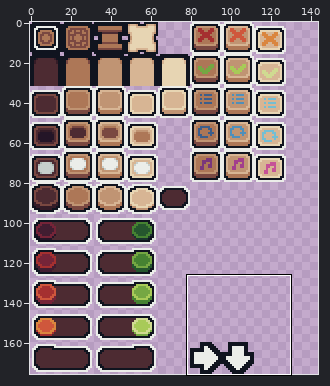
A pixel-art file gets an edit: assets/sprites/ui/menu-assets/atlas_ui.aseprite. Above: a wide view before the commit, with the close-up outlined.
Close-up. Old version:
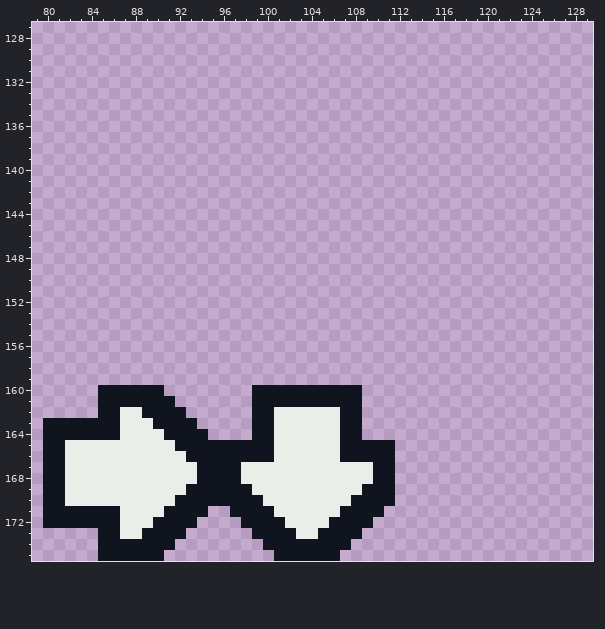
144x176 pixels, 1 frame. Shown: x 79..129, y 127..175. The commit also changed other parts of the picture, which this record leaves out.
New version:
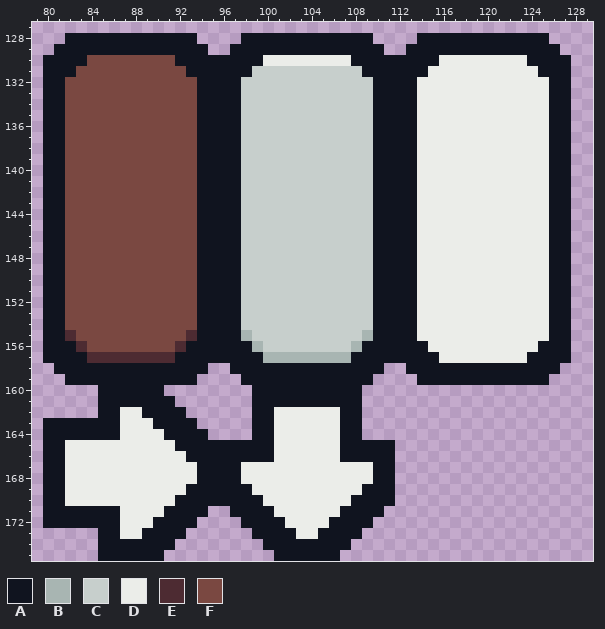
Palette (. is transparent): A #10141f  B #a8b5b2  C #c7cfcc  D #ebede9  E #4d2b32  F #7a4841
The edit:
Colour A is added in row 128 at x 82 to 93, 98 to 109 and 114 to 125; in row 129 at x 81 to 94, 97 to 110 and 113 to 126; in row 130 at x 80 to 83, 92 to 99, 108 to 115 and 124 to 127; in row 131 at x 80 to 82, 93 to 98, 109 to 114 and 125 to 127; in rows 132 to 155 at x 80 to 81, 94 to 97, 110 to 113 and 126 to 127; in row 156 at x 80 to 82, 93 to 98, 109 to 114 and 125 to 127.
Colour A is added in row 157 at x 80 to 83, 92 to 99, 108 to 115 and 124 to 127; in row 158 at x 81 to 94, 97 to 110 and 113 to 126; in row 159 at x 82 to 93, 98 to 109 and 114 to 125.
Colour B is added in row 155 at x 98 and 109; in row 156 at x 99 and 108; in row 157 at x 100 to 107.
Colour C is added in row 131 at x 99 to 108; in rows 132 to 154 at x 98 to 109; in row 155 at x 99 to 108; in row 156 at x 100 to 107.
Colour D is added in row 130 at x 100 to 107 and 116 to 123; in row 131 at x 115 to 124; in rows 132 to 155 at x 114 to 125; in row 156 at x 115 to 124; in row 157 at x 116 to 123.
Colour E is added in row 155 at x 82 and 93; in row 156 at x 83 and 92; in row 157 at x 84 to 91.
Colour F is added in row 130 at x 84 to 91; in row 131 at x 83 to 92; in rows 132 to 154 at x 82 to 93; in row 155 at x 83 to 92; in row 156 at x 84 to 91.
